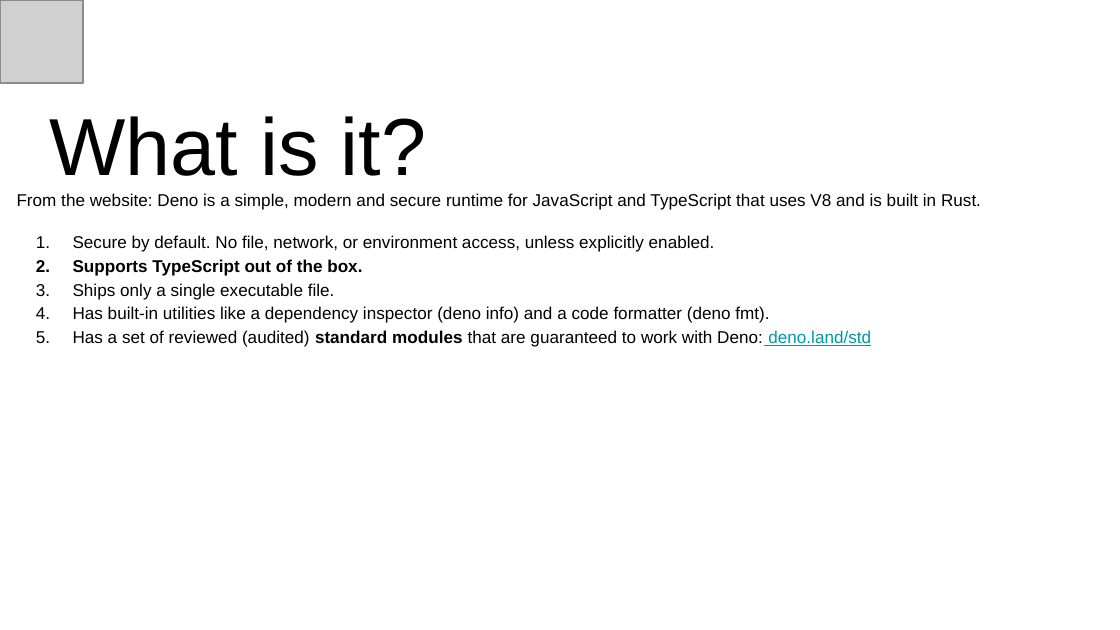
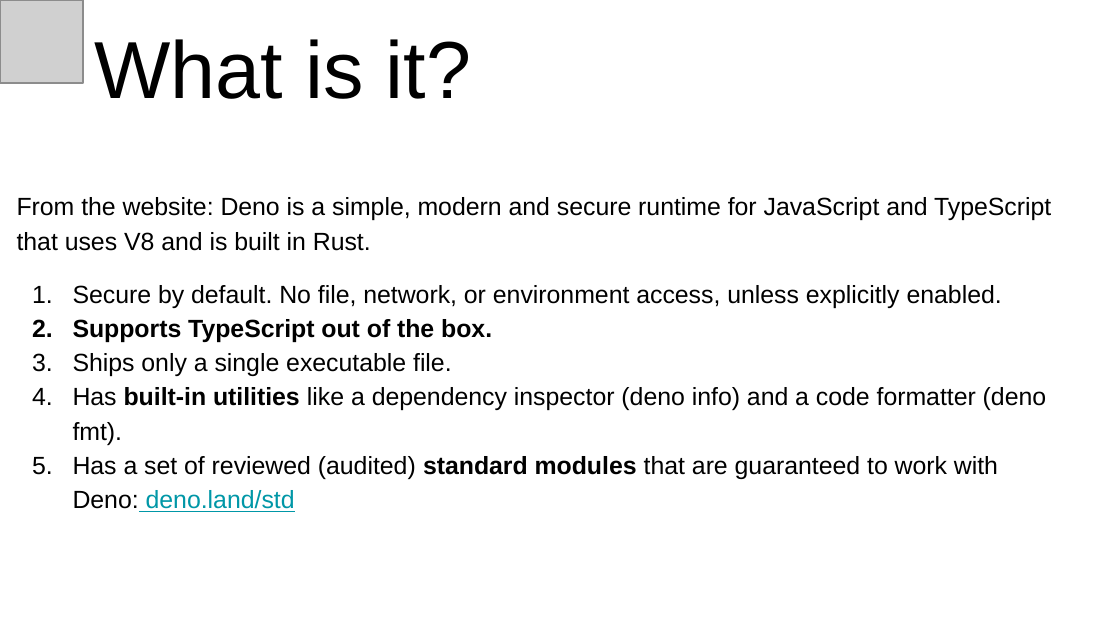
Before and after one commit to michaelachrisco/deno-developer-talk, a slide deck: slide 2 of Introduction to Deno.pptx. Drawn at 1120x630 pixels with LibreOffice and Linux fonts; fonts in the diff are those of the drawing; grey boxes stand for pictures. Boxes give left, top, right and bottom in pixels: in the first picture for what was removed or moved away, otherwise in the second. Text is boxed around its words. In the diff, an @@ line names an element or a change of style, - is before the commit and + after.

```diff
--- a/Introduction to Deno.pptx
+++ b/Introduction to Deno.pptx
@@ title "What is it?": place and size @@
-title "What is it?" at [49,116,426,176]
+title "What is it?" at [94,39,471,99]
@@ text "From the website: Deno is ..." at [17,197,1051,512]: size 11 to 16 pt; bold on in "built-in utilities"; indent changed @@
```
Also in this commit, not shown: 4 slides added, 1 slide removed, 2 other files.
